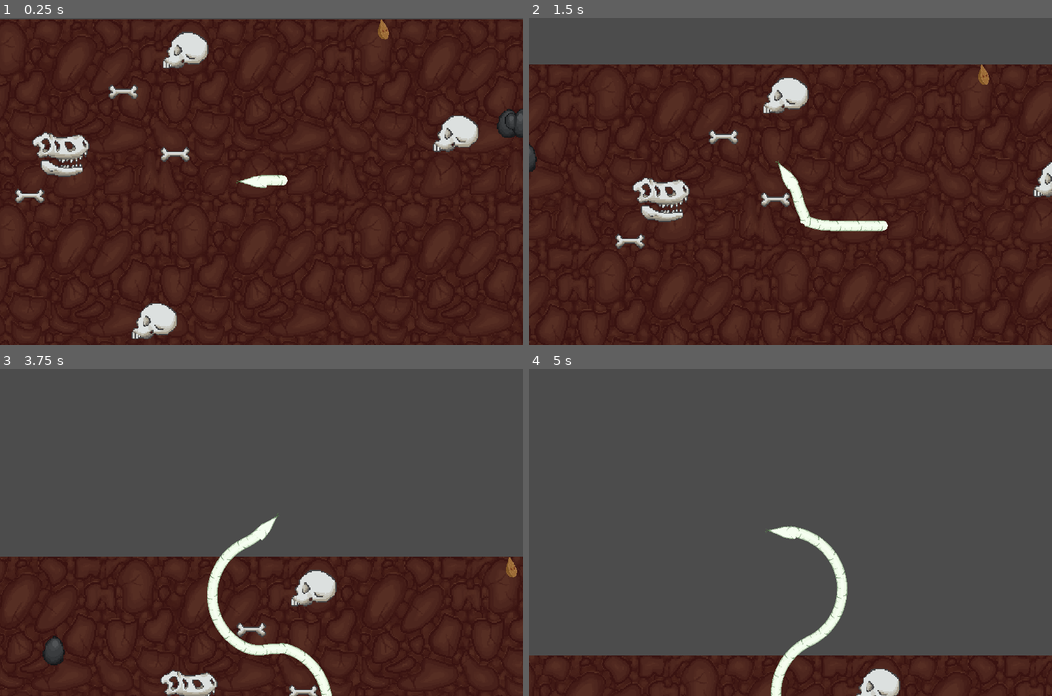
Above: before the commit, frames 1-4 (two rows, left to right).
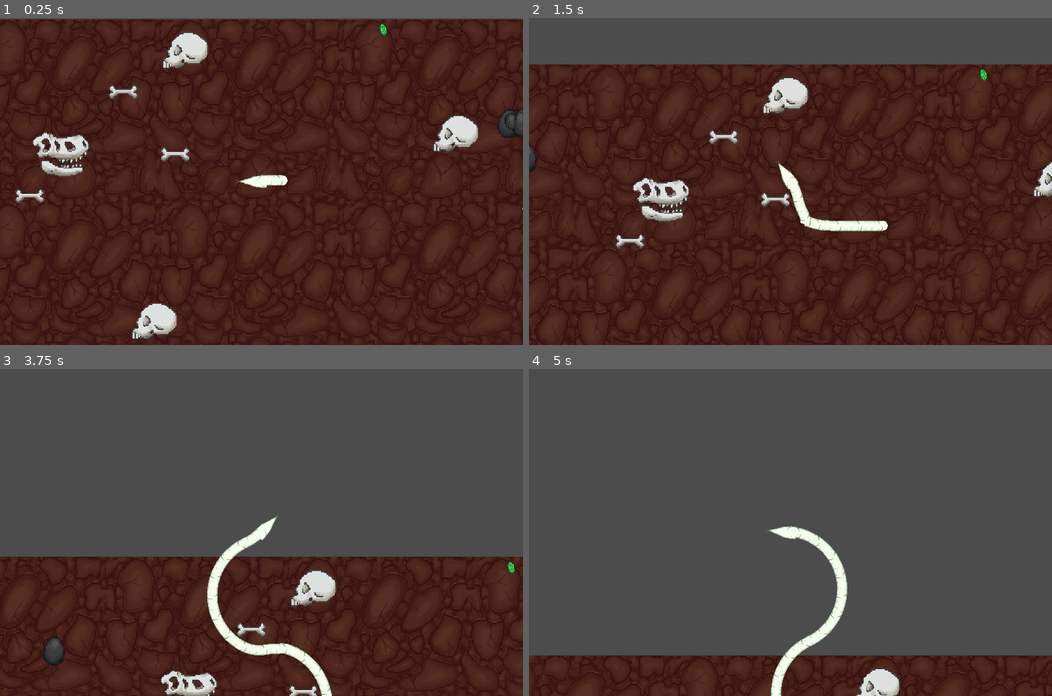
Above: after the commit, the same moments.

Repository: 0xOnyx/GGJ
Game: Godot game, scene res://scenes/main.tscn
Two runs of this game, one before a commit and one after it. Both use one fixed random seed, a clock stepped at 60 frames per second and the inputs below.
Inputs:
- Up to frame 1 (0.25 s): no input
- Up to frame 2 (1.5 s): hold D (right) 0.53-1.28 s; hold A (left) from 1.28 s (still down)
- Up to frame 3 (3.75 s): release A (left) at 2.03 s; hold D (right) 2.03-3.53 s; hold A (left) from 3.53 s (still down)
- Up to frame 4 (5 s): keep holding A (left)

The runs differ from the first frame. In frame 1, less than 0.1% of the frame differs, in the area x 72-100%, y 0-59%; in frame 2, less than 0.1%; in frame 3, less than 0.1%; in frame 4, nothing differs.

Commit message:
collectables working

Diff:
--- a/scenes/collectable.tscn
+++ b/scenes/collectable/Collectable.tscn
@@ -1,6 +1,6 @@
 [gd_scene load_steps=4 format=2]
 
-[ext_resource path="res://assets/seed_final.png" type="Texture" id=1]
+[ext_resource path="res://assets/collectables/seed_final.png" type="Texture" id=1]
 [ext_resource path="res://scripts/collectable.gd" type="Script" id=2]
 
 [sub_resource type="CircleShape2D" id=1]
--- a/scripts/backgroundTileMap.gd
+++ b/scripts/backgroundTileMap.gd
@@ -5,7 +5,7 @@
 
 var noise_collectable = OpenSimplexNoise.new()
 var noise_rock = OpenSimplexNoise.new()
-onready var Collectable = preload("res://scenes/collectable.tscn")
+onready var Collectable = preload("res://scenes/collectable/Collectable.tscn")
 onready var Rock = preload("res://scenes/obstacle/Obstacle.tscn")
 
 func _ready():
--- a/scripts/collectable.gd
+++ b/scripts/collectable.gd
@@ -1,18 +1,34 @@
 extends Area2D
 
 
-# Declare member variables here. Examples:
-# var a = 2
-# var b = "text"
-
+var pics = []
 
 # Called when the node enters the scene tree for the first time.
 func _ready():
-	pass
+	print("loaded collectable sprites")
+	var path = "res://assets/collectables/"
+	var dir = Directory.new()
+	dir.open(path)
+	dir.list_dir_begin()
+	while true:
+		var file_name = dir.get_next()
+		if file_name == "":
+			#break the while loop when get_next() returns ""
+			break
+		elif !file_name.begins_with(".") and !file_name.ends_with(".import"):
+			#if !file_name.ends_with(".import"):
+			pics.append(load(path + "/" + file_name))
+	dir.list_dir_end()
+
+	$Sprite.set_texture(pics[rand_range(0, pics.size())])
+	var shape = CircleShape2D.new()
+	shape.set_radius($Sprite.get_texture().get_width()*.4)
+#	var collision = CollisionShape2D.new()
+	$CollisionShape2D.set_shape(shape)
 
 
 func _on_Collectable_body_entered(body):
-	print(body.get_name(), " hit collectable")
+#	print(body.get_name(), " hit collectable")
 	if (body.get_name() == "Root"):
 		$DeathParticles.set_emitting(true)
 		$DeathparticlesTimer.start()
--- a/scripts/obstacle/obstacle.gd
+++ b/scripts/obstacle/obstacle.gd
@@ -21,8 +21,6 @@
 
 	$Sprite.set_texture(pics[rand_range(0, pics.size())])
 	var shape = CircleShape2D.new()
-	print($Sprite.get_texture().get_width()/2)
 	shape.set_radius($Sprite.get_texture().get_width()*.48)
 #	var collision = CollisionShape2D.new()
 	$CollisionShape2D.set_shape(shape)
-	print("rad ", $CollisionShape2D.get_shape().get_radius())
Binary file added: assets/collectables/cristal_final_1.png
Binary file added: assets/collectables/cristal_final_2.png
Binary file added: assets/collectables/cristal_final_3.png
Binary file added: assets/collectables/seed_final.png
Binary file removed: assets/seed_final.png
Not shown, removed: assets/seed_final.png.import
Binary file added: assets/tiile_base_rock.png
Not shown, added: .gitignore
